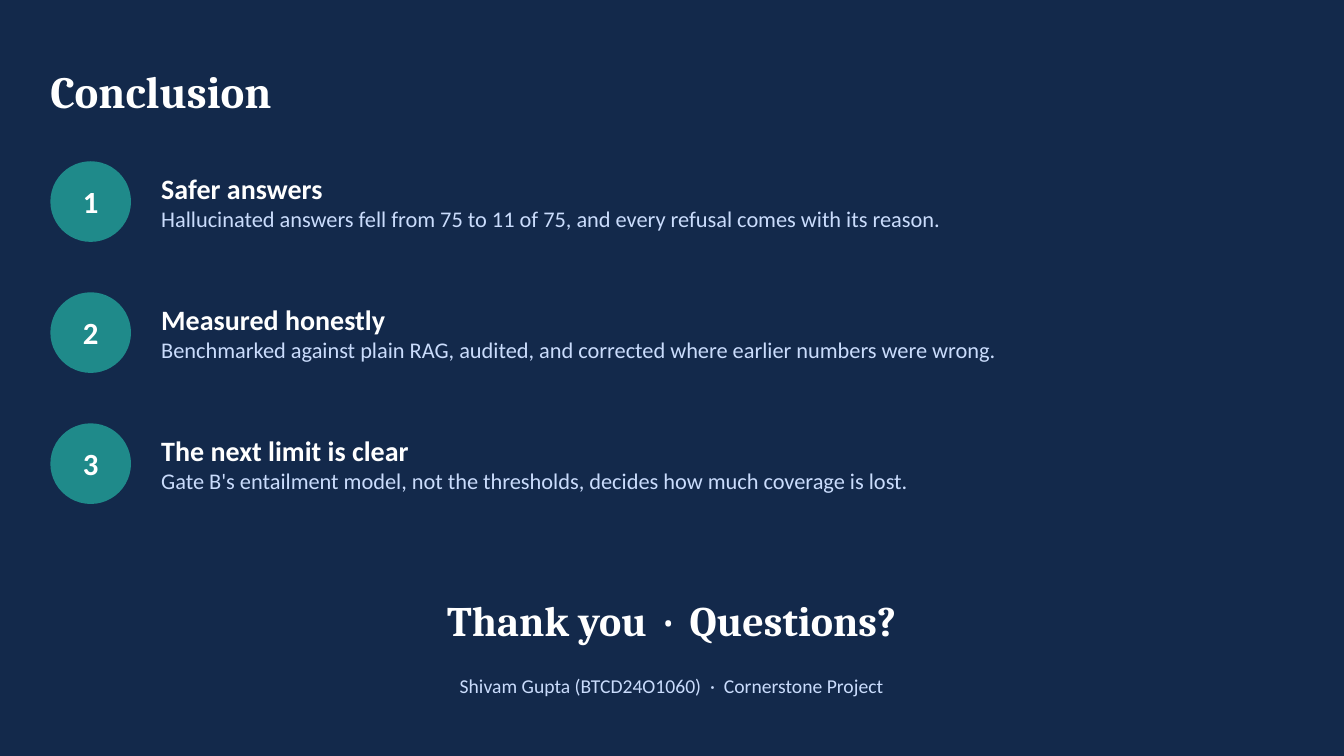
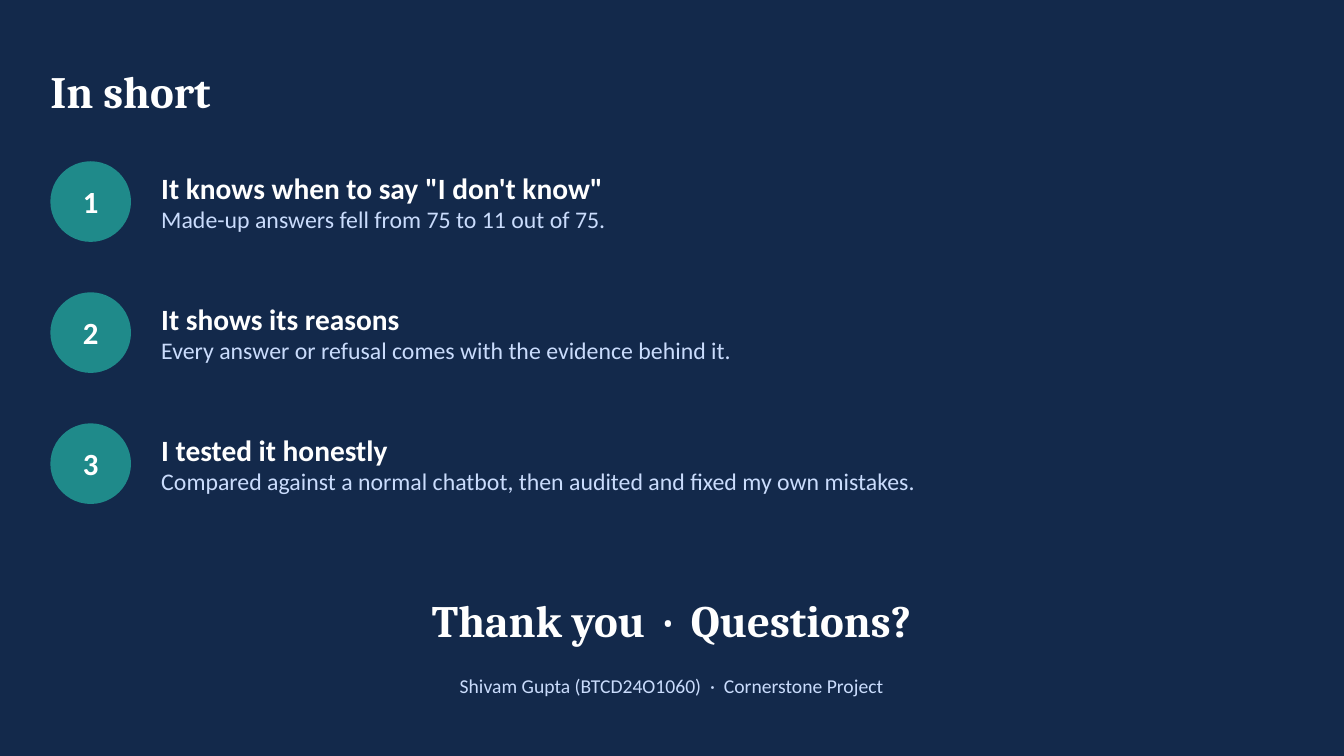
Before and after one commit to Sumwanyuno/confidence-aware-rag, a slide deck: slide 12 of reports/expo/Expo_Presentation.pptx (slide 16 before the commit). Drawn at 1344x756 pixels with LibreOffice and Linux fonts; fonts in the diff are those of the drawing. Boxes give left, top, right and bottom in pixels: in the first picture for what was removed or moved away, otherwise in the second. Text is boxed around its words. In the diff, an @@ line names an element or a change of style, - is before the commit and + after.

```diff
--- a/reports/expo/Expo_Presentation.pptx
+++ b/reports/expo/Expo_Presentation.pptx
@@ text at bbox=[50, 77, 210, 109]: text changed @@
-Conclusion
+In short
@@ text at bbox=[161, 178, 605, 232]: text changed; size 16 to 17 pt @@
-Safer answers
-Hallucinated answers fell from 75 to 11 of 75, and every refusal comes with its reason.
+It knows when to say "I don't know"
+Made-up answers fell from 75 to 11 out of 75.
@@ text at bbox=[161, 309, 730, 363]: text changed; size 16 to 17 pt @@
-Measured honestly
-Benchmarked against plain RAG, audited, and corrected where earlier numbers were wrong.
+It shows its reasons
+Every answer or refusal comes with the evidence behind it.
@@ text at bbox=[161, 440, 915, 494]: text changed; size 16 to 17 pt @@
-The next limit is clear
-Gate B's entailment model, not the thresholds, decides how much coverage is lost.
+I tested it honestly
+Compared against a normal chatbot, then audited and fixed my own mistakes.
@@ text "Thank you · Questions?" at bbox=[432, 606, 911, 647]: size 30 to 32 pt @@
```
Also in this commit, not shown: 9 other slides changed, 7 slides added, 6 slides removed, 1 other file.
